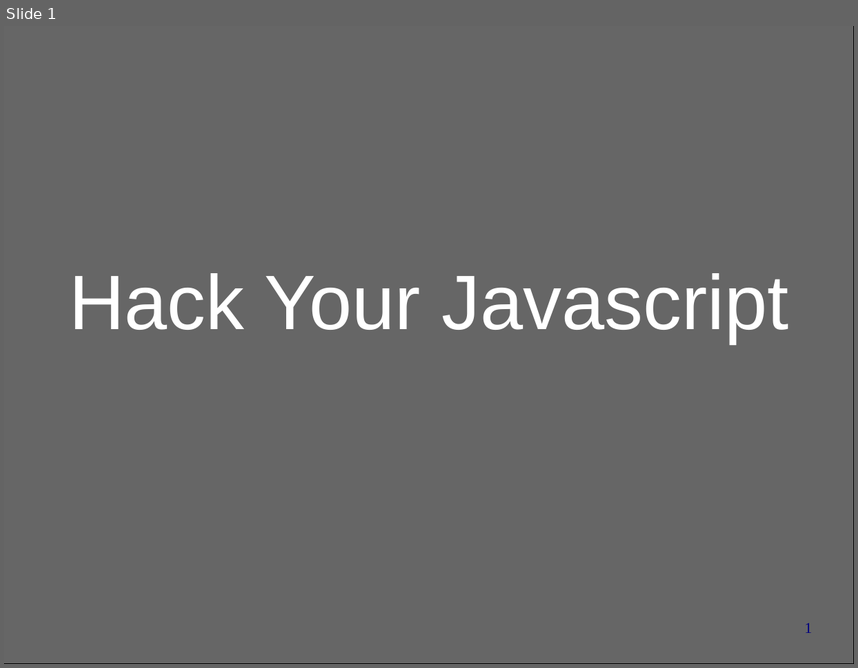
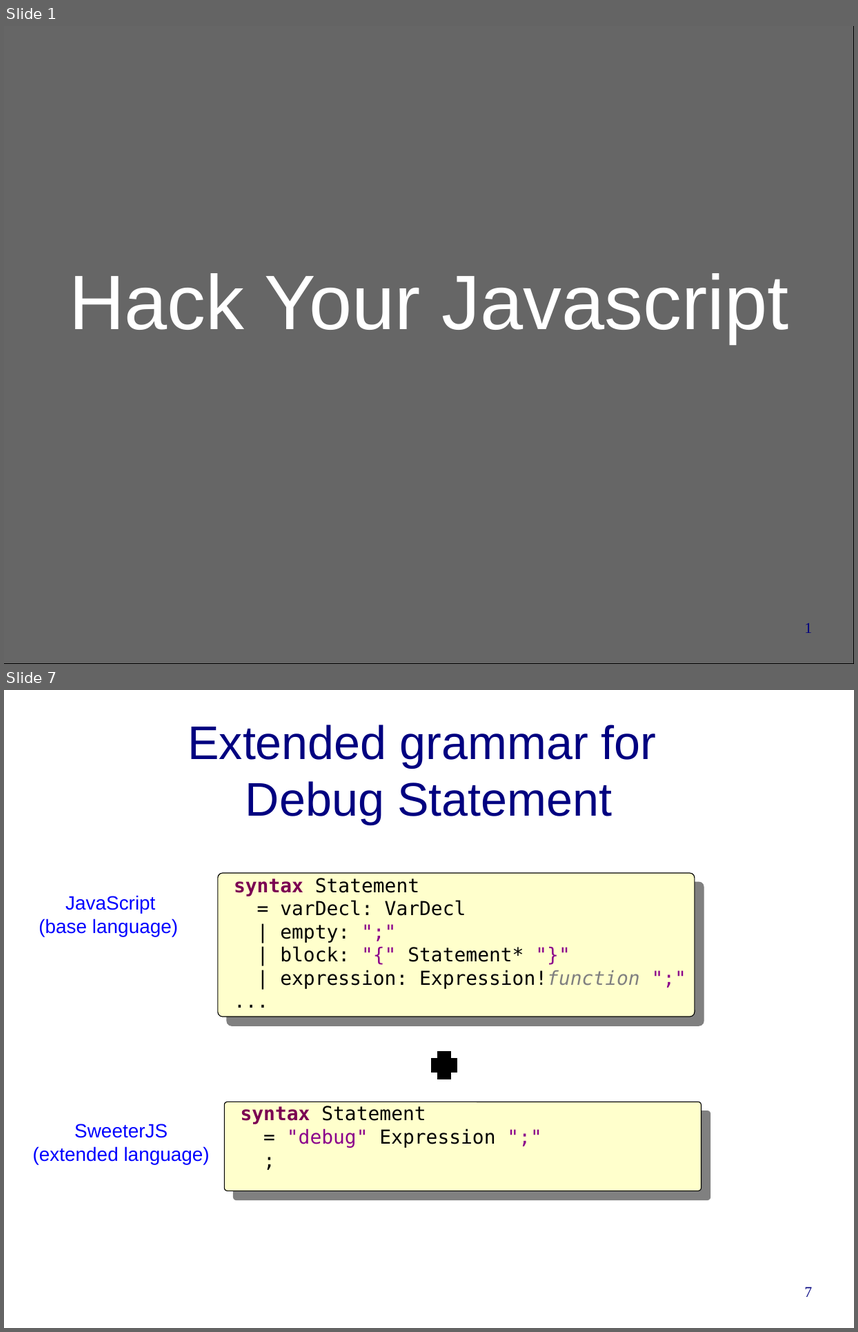
Before and after one commit to cwi-swat/rascal-course-pldi-2015, a slide deck: presentations/HackYourJavascript.odp. Shown one above the other, each under a label of ours: slide 1 before the commit, slides 1 and 7 after it; the slides between them are not shown. The pictures are 858x668 and 858x1332 pixels, drawn with LibreOffice and Linux fonts; fonts in the diff are those of the drawing; background and template pictures are left out. Boxes give left, top, right and bottom in pixels: in the first picture for what was removed or moved away, otherwise in the second. Text is boxed around its words. In the diff, an @@ line names an element or a change of style, - is before the commit and + after.

```diff
--- a/presentations/HackYourJavascript.odp
+++ b/presentations/HackYourJavascript.odp
@@ slide 7 added at (4, 690, 854, 1328), background #FFFFFF @@
@@ title added at (188, 724, 657, 824), 44 pt, text #000080 @@
+Extended grammar for
+Debug Statement
@@ rounded rectangle added at (218, 873, 695, 1016), fill #FFFFCC, outline #000000 0.74 pt @@
@@ text added at (38, 895, 178, 936), 18 pt, text #0000FF @@
+JavaScript
+(base language)
@@ text added at (234, 878, 640, 988), 18 pt, text #000000 @@
+syntax Statement
+= varDecl: VarDecl
+| empty: ";"
+| block: "{" Statement* "}"
+| expression: Expression!function ";"
+...
@@ plus added at (431, 1052, 457, 1078), fill #000000, outline #000000 0 pt @@
@@ rounded rectangle added at (225, 1102, 702, 1191), fill #FFFFCC, outline #000000 0.74 pt @@
@@ text added at (33, 1123, 210, 1164), 18 pt, text #0000FF @@
+SweeterJS
+(extended language)
@@ text added at (241, 1105, 495, 1147), 18 pt, text #000000 @@
+syntax Statement
+= "debug" Expression ";"
+;
@@ page number added at (804, 1286, 812, 1297), 14 pt, text #000080 @@
+7
```
Also in this commit, not shown: 7 other slides added.
